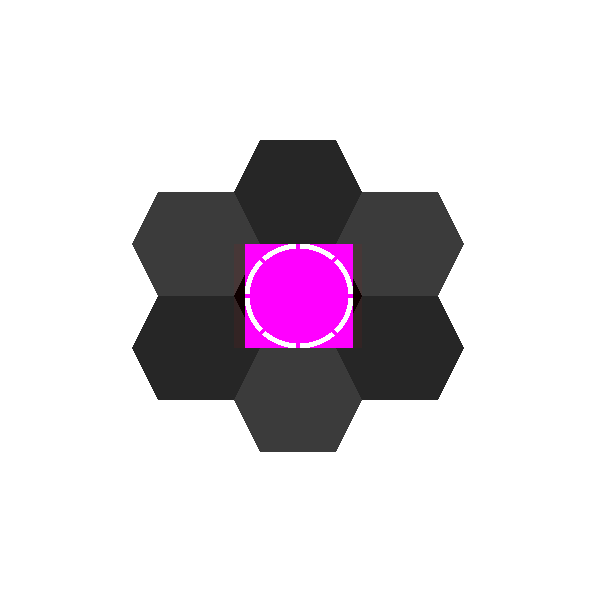
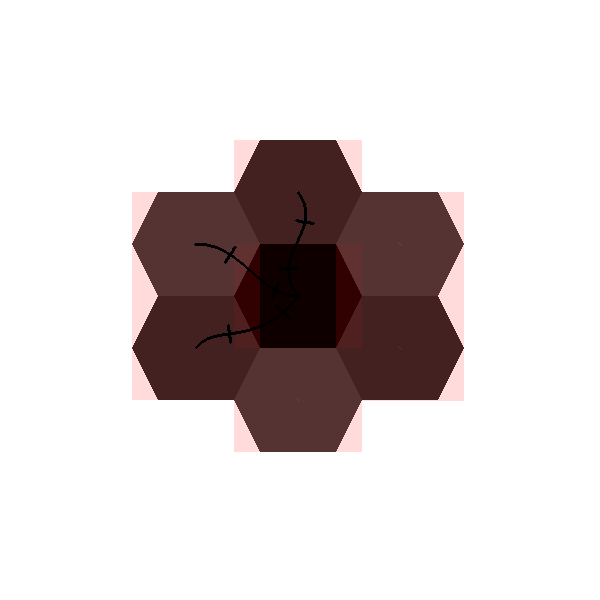
The second w=600, h=600 image is a revision of the first. Changes to its layers:
added layer "rail-sw" above "rail-n" over [195, 294, 300, 349]
added layer "rail-n" above "rail-nw" over [278, 191, 315, 298]
added layer "rail-nw" above "selector" over [194, 243, 300, 300]
hid "selector" over [245, 244, 353, 348]
added layer "selector #1" (14%) above "normalimg" over [132, 140, 464, 452]
